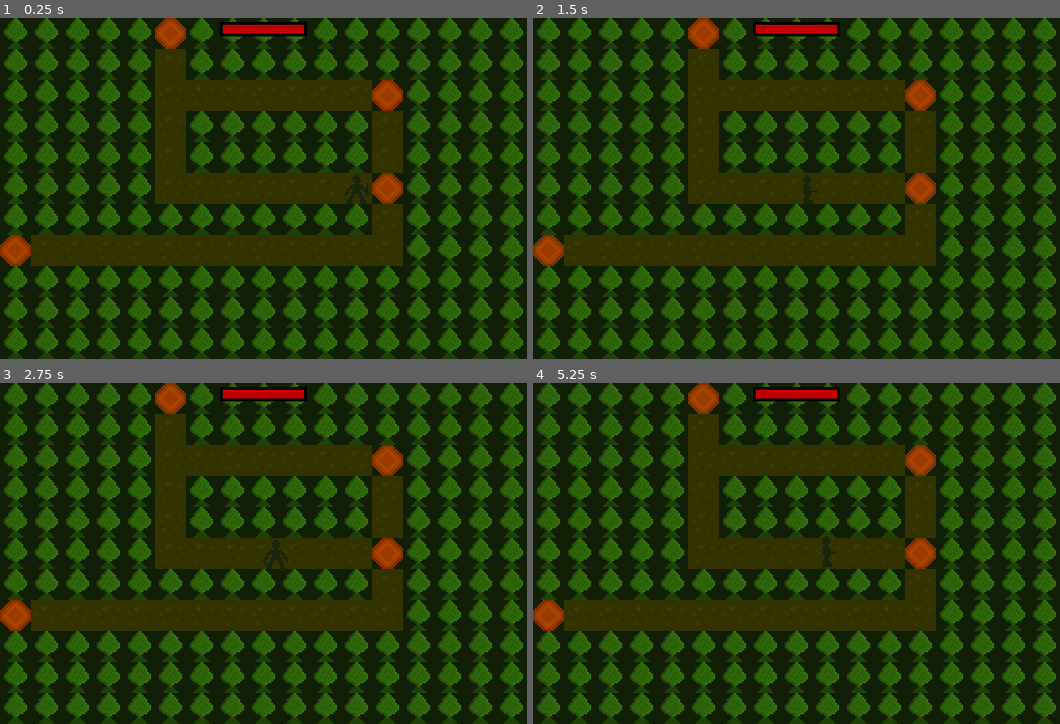
Above: before the commit, frames 1-4 (two rows, left to right).
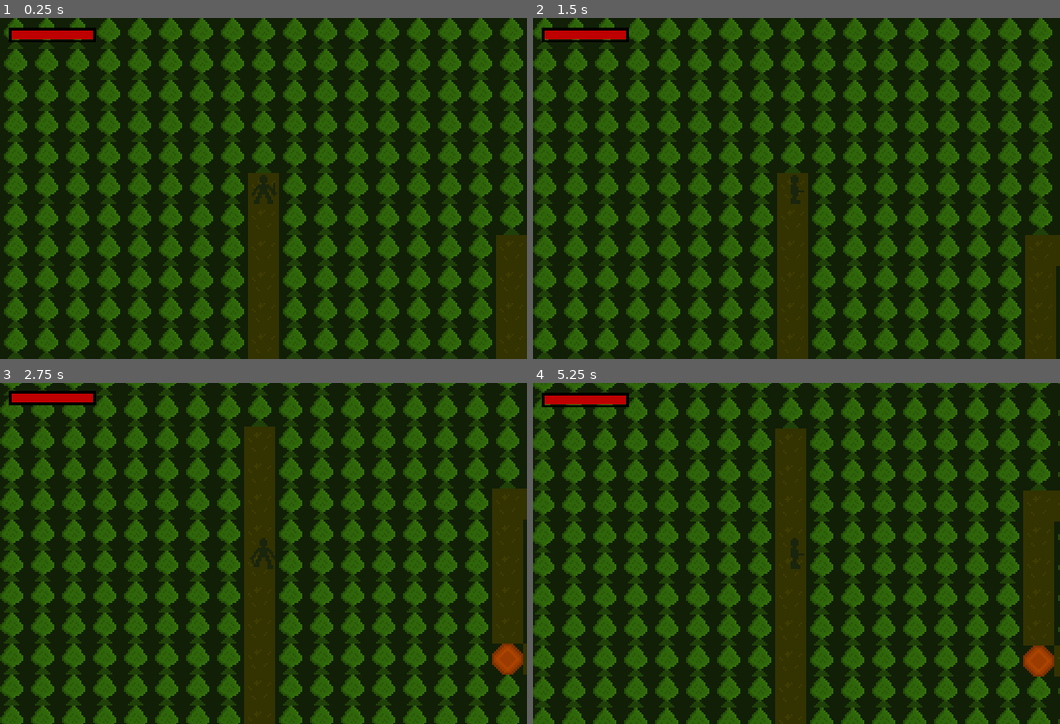
Above: after the commit, the same moments.

Repository: johnmanthop/roguelike_shooter_demo
Game: Godot game, scene res://scenes/top_level.tscn
Two runs of this game, one before a commit and one after it. Both use one fixed random seed, a clock stepped at 60 frames per second and the inputs below.
Inputs:
- Up to frame 1 (0.25 s): no input
- Up to frame 2 (1.5 s): tap Enter at 0.5 s; hold A (A) 0.53-1.28 s; tap D (D) at 0.8, 1.35 s
- Up to frame 3 (2.75 s): tap S (S) at 1.55 s; tap Space (space) at 2 s; hold S (S) from 2.03 s (still down); tap W (W) at 2.3 s
- Up to frame 4 (5.25 s): release S (S) at 2.78 s; tap W (W) at 2.85 s; tap E (E, bound only after the commit) at 3.05 s; tap Enter at 3.5, 5 s; hold E (E, bound only after the commit) 3.53-4.28 s; tap A (A) at 3.8, 4.35 s; tap Space (space) at 4.25 s; tap D (D) at 4.55 s; hold D (D) from 5.03 s (still down)

The runs differ from the first frame. In frame 1, 22% of the frame differs, in the area x 0-100%, y 0-100%; in frame 2, 44%; in frame 3, 58%; in frame 4, 62%.

Commit message:
pre-alpha release

Diff:
--- a/project.godot
+++ b/project.godot
@@ -48,3 +48,8 @@
 "events": [Object(InputEventKey,"resource_local_to_scene":false,"resource_name":"","device":-1,"window_id":0,"alt_pressed":false,"shift_pressed":false,"ctrl_pressed":false,"meta_pressed":false,"pressed":false,"keycode":0,"physical_keycode":32,"key_label":0,"unicode":32,"echo":false,"script":null)
 ]
 }
+E={
+"deadzone": 0.5,
+"events": [Object(InputEventKey,"resource_local_to_scene":false,"resource_name":"","device":-1,"window_id":0,"alt_pressed":false,"shift_pressed":false,"ctrl_pressed":false,"meta_pressed":false,"pressed":false,"keycode":0,"physical_keycode":69,"key_label":0,"unicode":69,"echo":false,"script":null)
+]
+}
--- a/scenes/autogenerated_level.tscn
+++ b/scenes/autogenerated_level.tscn
@@ -4,3 +4,5 @@
 
 [node name="AutogeneratedLevel" type="Node2D"]
 script = ExtResource("1_f4n2p")
+
+[node name="Camera" type="Camera2D" parent="."]
--- a/scenes/autogenerated_room.tscn
+++ b/scenes/autogenerated_room.tscn
@@ -4,3 +4,5 @@
 
 [node name="autogenerated_room" type="Node2D"]
 script = ExtResource("1_f2q6e")
+
+[node name="Camera" type="Camera2D" parent="."]
--- a/scenes/top_level.tscn
+++ b/scenes/top_level.tscn
@@ -1,15 +1,12 @@
-[gd_scene load_steps=5 format=3 uid="uid://d0vqfvi1o8o4y"]
+[gd_scene load_steps=4 format=3 uid="uid://d0vqfvi1o8o4y"]
 
 [ext_resource type="Script" path="res://scripts/top_level.gd" id="1_wjqs7"]
-[ext_resource type="PackedScene" uid="uid://nserbo28m8fd" path="res://scenes/autogenerated_level.tscn" id="2_4bkw8"]
 [ext_resource type="PackedScene" uid="uid://dqpog1t167wh6" path="res://scenes/player.tscn" id="3_nf1lk"]
 [ext_resource type="PackedScene" uid="uid://dkk2u4bv8kjox" path="res://scenes/HUD.tscn" id="4_8k0h1"]
 
 [node name="TopLevel" type="Node2D"]
 script = ExtResource("1_wjqs7")
 
-[node name="AutogeneratedLevel" parent="." instance=ExtResource("2_4bkw8")]
-
 [node name="Player" parent="." instance=ExtResource("3_nf1lk")]
 
 [node name="Hud" parent="." instance=ExtResource("4_8k0h1")]
--- a/scripts/autogenerated_level.gd
+++ b/scripts/autogenerated_level.gd
@@ -1,9 +1,10 @@
 extends Node2D
 
+const PROX:					float = 12
 const TILE_SIZE:			int = 16
 var SCREEN_SIZE:			Vector2
-const W_LEVEL_SIZE:			int = 17
-const H_LEVEL_SIZE:			int = 11
+const W_LEVEL_SIZE:			int = 32
+const H_LEVEL_SIZE:			int = 32
 const NO_OF_ROOMS:		int = 4
 var half_tile_offset:		Vector2
 var level_matrix:			Array
@@ -12,7 +13,7 @@
 var player_starting_point: 	Vector2
 var enemy_room_positions: 	Array
 var player
-var active_room_position:	Vector2
+var has_left_entry:			Array
 
 enum TILE
 {
@@ -48,7 +49,11 @@
 			random_pos = get_random_pos_global()
 
 		enemy_room_positions.append(random_pos)
+		has_left_entry.append(false)
 		level_matrix[random_pos.y][random_pos.x] = TILE.ROOM_ENTRANCE_T
+
+func get_camera_position():
+	return $Camera.get_screen_center_position()
 
 func find_path(a: Vector2, b: Vector2) -> Array:
 	var path 				= []
@@ -126,30 +131,50 @@
 				road_tile.position += half_tile_offset
 				add_child(road_tile)
 
-func handle_player_transfer():
-	active_room_position = Vector2(-1, -1)
+func get_activated_entrance():
+	var room_id = 0
 	for room_position in enemy_room_positions:
-		if (player.position).distance_to(room_position * TILE_SIZE + half_tile_offset) < 12:
-			active_room_position = room_position
+		if has_left_entry[room_id] and player.position.distance_to(room_position * TILE_SIZE + half_tile_offset) <= PROX:
+			return [true, "enemy_room", room_id]
+		room_id += 1
 
-func get_active_enemy_room():
-	return active_room_position
+	return [false]
 
 func set_player_pointer(p):
 	player = p
 
+func handle_camera():
+	$Camera.position = player.position
+
+func init_camera():
+	$Camera.make_current()
+	$Camera.set_limit(SIDE_LEFT, 0)
+	$Camera.set_limit(SIDE_TOP, 0)
+	$Camera.set_limit(SIDE_RIGHT, W_LEVEL_SIZE * TILE_SIZE)
+	$Camera.set_limit(SIDE_BOTTOM, H_LEVEL_SIZE * TILE_SIZE)
+
+func handle_player():
+	for room_id in  enemy_room_positions.size():
+		if player.position.distance_to(enemy_room_positions[room_id] * TILE_SIZE + half_tile_offset) > PROX + 2:
+			has_left_entry[room_id] = true
+
+func reset():
+	for i in has_left_entry.size():
+		has_left_entry[i] = false
+
 func _process(delta):
-	handle_player_transfer()
+	handle_camera()
+	handle_player()
 
 func _ready():
 	SCREEN_SIZE 		= get_viewport_rect().size
 	half_tile_offset 	= Vector2(TILE_SIZE / 2, TILE_SIZE / 2)
 	w_tile_count 		= SCREEN_SIZE.x / TILE_SIZE
 	h_tile_count		= SCREEN_SIZE.y / TILE_SIZE
-	active_room_position = Vector2(-1, -1)
 
 	init_level_matrix()
 	construct_starting_point_in_matrix()
 	construct_enemy_rooms_in_matrix()
 	construct_roads_in_matrix()
 	convert_matrix_to_tilemap()
+	init_camera()
--- a/scripts/autogenerated_room.gd
+++ b/scripts/autogenerated_room.gd
@@ -11,10 +11,11 @@
 	FLOOR_T_BC2,
 	FLOOR_T_BC3,
 	FLOOR_T_BC4,
-	BOX_T
+	BOX_T,
+	ENTRANCE_T
 }
 
-const PROX_ZONE:		float = 2
+const PROX:				float = 12
 var NO_OF_ENEMIES: 		int = 8
 var NO_OF_BOXES: 		int = 20
 var SCREEN_SIZE: 		Vector2
@@ -29,8 +30,8 @@
 var half_tile_offset	= Vector2(TILE_SIZE / 2, TILE_SIZE / 2)
 var enemy_ai
 var player
-var entry_point_left:		Vector2
-var entry_point_right:		Vector2
+var entry_point:		Vector2
+var has_left_entry:		bool
 
 func set_player_pointer(p):
 	player = p
@@ -57,6 +58,8 @@
 				floor_tile.texture = load("res://game_assets/tiles/floor_bc3_rock_tile.png")
 			elif level_matrix[i][j] == TILE.FLOOR_T_BC4:
 				floor_tile.texture = load("res://game_assets/tiles/floor_bc4_rock_tile.png")
+			elif level_matrix[i][j] == TILE.ENTRANCE_T:
+				floor_tile.texture = load("res://game_assets/tiles/entrance_tile.png")
 
 			floor_tile.texture_filter = CanvasItem.TEXTURE_FILTER_NEAREST
 			floor_tile.position = Vector2(j, i) * TILE_SIZE
@@ -74,7 +77,8 @@
 	var level_autogen = LevelAutogen.new()
 	var points = level_autogen.generate_tiles(w_tile_count, h_tile_count, NO_OF_BOXES)
 	for point in points:
-		level_matrix[point.y][point.x] = TILE.BOX_T
+		if level_matrix[point.y][point.x] != TILE.ENTRANCE_T:
+			level_matrix[point.y][point.x] = TILE.BOX_T
 
 func construct_boxes_tiles(box_scene: PackedScene):
 	for h in h_tile_count:
@@ -119,6 +123,9 @@
 
 func handle_player():
 	game_over = player.is_killed()
+	player.position = player.position.clamp(Vector2(TILE_SIZE / 2, TILE_SIZE / 2), SCREEN_SIZE - Vector2(TILE_SIZE / 2, TILE_SIZE / 2))
+	if player.position.distance_to(entry_point * TILE_SIZE + half_tile_offset) > PROX + 2:
+		has_left_entry = true
 
 func init_level_matrix():
 	for h in h_tile_count:
@@ -129,6 +136,11 @@
 			level_matrix[h].append([])
 			level_matrix[h][w] = TILE.FLOOR_T # lay all the basic floor blocks
 
+	# lay the entrance tile
+	entry_point = Vector2(level_matrix[0].size() / 2, level_matrix.size() / 2)
+	level_matrix[entry_point.y][entry_point.x] = TILE.ENTRANCE_T
+	for i in entry_point.x:
+		level_matrix[entry_point.y][i] = TILE.FLOOR_T
 	# lay the left/right/up/bottom tiles
 	for i in level_matrix.size():
 		level_matrix[i][0] = TILE.FLOOR_T_B1
@@ -137,13 +149,6 @@
 	for j in level_matrix[0].size():
 		level_matrix[0][j] = TILE.FLOOR_T_B3
 		level_matrix[level_matrix.size() - 1][j] = TILE.FLOOR_T_B4
-
-	# lay the entry/exit tiles
-	level_matrix[int(h_tile_count / 2)][0] 		= TILE.FLOOR_T
-	level_matrix[int(h_tile_count / 2)][level_matrix[0].size() - 1] 	= TILE.FLOOR_T
-
-	entry_point_left  = Vector2(0, int(h_tile_count / 2))
-	entry_point_right = Vector2(level_matrix[0].size() - 1, int(h_tile_count / 2))
 
 	# lay the border / corner tiles
 	level_matrix[0][0] 							= TILE.FLOOR_T_BC1
@@ -151,15 +156,30 @@
 	level_matrix[level_matrix.size() - 1][0] 	= TILE.FLOOR_T_BC4
 	level_matrix[level_matrix.size() - 1][level_matrix[0].size() - 1] = TILE.FLOOR_T_BC3
 
-func is_player_at_left_entry():
-	return player.position.distance_to(entry_point_left * TILE_SIZE + half_tile_offset) <= PROX_ZONE
-
-func is_player_at_right_entry():
-	return player.position.distance_to(entry_point_right * TILE_SIZE + half_tile_offset) <= PROX_ZONE
-
-func get_starting_position(left: bool):
-	if left: return entry_point_left * TILE_SIZE
-	else:	 return entry_point_right * TILE_SIZE
+func handle_camera():
+	$Camera.position = player.position
+
+func init_camera():
+	$Camera.make_current()
+	$Camera.set_limit(SIDE_LEFT, 0)
+	$Camera.set_limit(SIDE_TOP, 0)
+	$Camera.set_limit(SIDE_RIGHT, w_tile_count * TILE_SIZE)
+	$Camera.set_limit(SIDE_BOTTOM, h_tile_count * TILE_SIZE)
+
+func get_camera_position():
+	return $Camera.get_screen_center_position()
+
+func get_starting_position():
+	return entry_point * TILE_SIZE + half_tile_offset
+
+func get_activated_entrance():
+	if has_left_entry and player.position.distance_to(entry_point * TILE_SIZE + half_tile_offset) <= PROX:
+		return [true, "free_roam_level"]
+	else:
+		return [false]
+
+func reset():
+	has_left_entry = false
 
 func _process(delta):
 	if game_over: return
@@ -169,6 +189,7 @@
 	handle_bullets()
 	handle_enemies()
 	handle_player()
+	handle_camera()
 
 func _ready():
 	half_tile_offset 		= Vector2(TILE_SIZE / 2, TILE_SIZE / 2)
@@ -177,7 +198,7 @@
 	SCREEN_SIZE 			= get_viewport_rect().size
 	w_tile_count 			= SCREEN_SIZE.x / TILE_SIZE
 	h_tile_count			= SCREEN_SIZE.y / TILE_SIZE
-
+	has_left_entry			= false
 	enemy_ai.set_screen_size(SCREEN_SIZE)
 
 	var box_scene: 		PackedScene = preload("res://scenes/box.tscn")
@@ -189,3 +210,4 @@
 	fix_possible_player_trap() # fix the case that the level is split from the random boxes
 	construct_boxes_tiles(box_scene)
 	construct_enemies(enemy_scene)
+	init_camera()
--- a/scripts/player.gd
+++ b/scripts/player.gd
@@ -66,10 +66,8 @@
 
 	handle_animations(velocity)
 	move_and_slide()
-	position = position.clamp(Vector2(TILE_SIZE / 2, TILE_SIZE / 2), SCREEN_SIZE - Vector2(TILE_SIZE / 2, TILE_SIZE / 2))
 
 func hit_with_bullet(bullet: Sprite2D):
 	if bullet.source == "enemy":
 		$HitSound.play()
 		health -= 10
-		print(health)
--- a/scripts/top_level.gd
+++ b/scripts/top_level.gd
@@ -11,41 +11,65 @@
 var enemy_rooms:		Array
 var player_state:		STATE
 var active_scene
+var free_roam_level
+var player_last_pos_before_transition: Vector2
 
-func construct_enemy_rooms():
-	for i in $AutogeneratedLevel.NO_OF_ROOMS:
+func construct_enemy_room_nodes():
+	for i in free_roam_level.NO_OF_ROOMS:
 		var enemy_room = preload("res://scenes/autogenerated_room.tscn").instantiate()
 		enemy_rooms.append(enemy_room)
 
+func transition_to_enemy_room(room_id: int):
+	player_last_pos_before_transition = $Player.position
+	remove_child(active_scene)
+	active_scene = enemy_rooms[room_id]
+	add_child(active_scene)
+	active_scene.reset()
+	$Player.position = active_scene.get_starting_position()
+
+func transition_to_free_roam_level():
+	remove_child(active_scene)
+	active_scene = free_roam_level
+	add_child(active_scene)
+	active_scene.reset()
+	$Player.position = player_last_pos_before_transition
+
 func handle_player_transfer():
-	if player_state == STATE.FREE_ROAM:
-		var actived_enemy_room = $AutogeneratedLevel.get_active_enemy_room()
-		if actived_enemy_room.x != -1:
-			player_state = STATE.IN_ROOM
-			remove_child($AutogeneratedLevel)
-			add_child(enemy_rooms[0])
-			$Player.position = enemy_rooms[0].get_starting_position()
+	var active_entrance_tuple: Array = active_scene.get_activated_entrance()
 
+	if active_entrance_tuple[0] && Input.is_action_pressed("E"):
+		var type: String = active_entrance_tuple[1]
+		if type == "enemy_room":
+			var room_id = active_entrance_tuple[2]
+			transition_to_enemy_room(room_id)
+		elif type == "free_roam_level":
+			transition_to_free_roam_level()
 
 func init_player():
 	player_state = STATE.FREE_ROAM
-	$Player.position = $AutogeneratedLevel.player_starting_point * TILE_SIZE + half_tile_offset
-	$AutogeneratedLevel.set_player_pointer($Player)
+	$Player.position = free_roam_level.player_starting_point * TILE_SIZE + half_tile_offset
+	free_roam_level.set_player_pointer($Player)
+
 	for room in enemy_rooms:
 		room.set_player_pointer($Player)
 
+func init_free_roam_level():
+	free_roam_level = preload("res://scenes/autogenerated_level.tscn").instantiate()
+	active_scene = free_roam_level
+	add_child(free_roam_level)
 
 func handle_HUD():
 	var health_blocks: int = ($Hud.HEALTH_BLOCKS * $Player.health) / $Player.MAX_HEALTH
 	$Hud.set_visible_blocks(health_blocks)
+	$Hud.set_position(active_scene.get_camera_position() - Vector2(245, 85))
 
 func _process(delta):
 	handle_player_transfer()
 	handle_HUD()
 
 func _ready():
-	active_scene = $AutogeneratedLevel
 	half_tile_offset = Vector2(TILE_SIZE / 2, TILE_SIZE / 2)
 
-	construct_enemy_rooms()
+	init_free_roam_level()
+	construct_enemy_room_nodes()
 	init_player()
Not shown, added: game_assets/asesprite/entrance_tile.png.import
Binary file changed: game_assets/asesprite/floor_rock_tile.aseprite
Binary file added: game_assets/tiles/entrance_tile.png
Not shown, added: game_assets/tiles/entrance_tile.png.import
